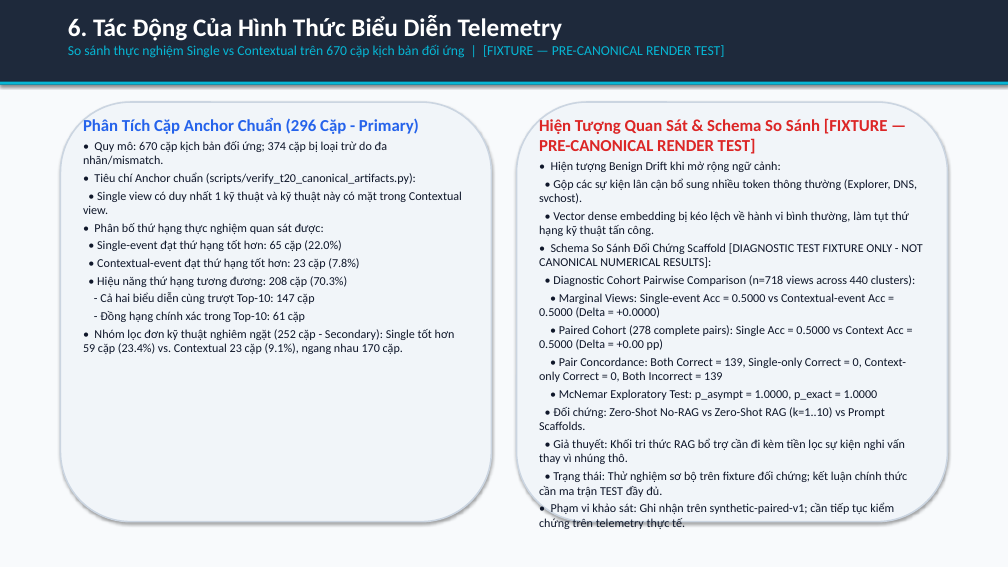
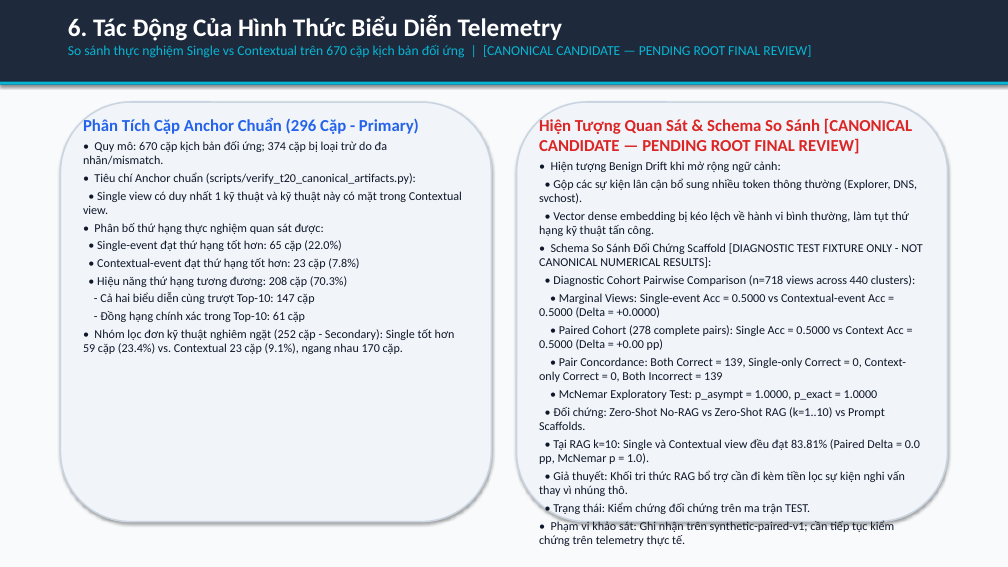
Before and after one commit to habachcp6/RAG2ATTCK, a slide deck: slide 7 of reports/evidence/fixture_populated_slides.pptx. Drawn at 1008x567 pixels with LibreOffice and Linux fonts; fonts in the diff are those of the drawing. Boxes give left, top, right and bottom in pixels: in the first picture for what was removed or moved away, otherwise in the second. Text is boxed around its words. In the diff, an @@ line names an element or a change of style, - is before the commit and + after.

Commit message:
feat(slides): canonical consumer adapter, dynamic metric bundle injection, and 0.4219 McNemar alignment

```diff
--- a/reports/evidence/fixture_populated_slides.pptx
+++ b/reports/evidence/fixture_populated_slides.pptx
@@ text at box(68, 45, 811, 58): text changed @@
-So sánh thực nghiệm Single vs Contextual trên 670 cặp kịch bản đối ứng | [FIXTURE — PRE-CANONICAL RENDER TEST]
+So sánh thực nghiệm Single vs Contextual trên 670 cặp kịch bản đối ứng | [CANONICAL CANDIDATE — PENDING ROOT FINAL REVIEW]
@@ text at box(539, 118, 912, 154): text changed @@
-Hiện Tượng Quan Sát & Schema So Sánh [FIXTURE — PRE-CANONICAL RENDER TEST]
+Hiện Tượng Quan Sát & Schema So Sánh [CANONICAL CANDIDATE — PENDING ROOT FINAL REVIEW]
@@ text at box(539, 439, 920, 464): paragraph added @@
+• Tại RAG k=10: Single và Contextual view đều đạt 83.81% (Paired Delta = 0.0 pp, McNemar p = 1.0).
@@ text at box(553, 502, 810, 516): text changed @@
-• Trạng thái: Thử nghiệm sơ bộ trên fixture đối chứng; kết luận chính thức cần ma trận TEST đầy đủ.
+• Trạng thái: Kiểm chứng đối chứng trên ma trận TEST.
```
Also in this commit, not shown: 11 other slides changed, 19 other files.
